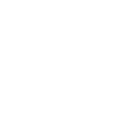
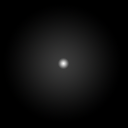
Before/after of a 128px x 128px layered artwork. What changed in the layer stack:
added layer "Слой 3" above "Слой 1" over [58, 58, 69, 69]
painted on "Слой 1" over [0, 0, 128, 128]
painted on "Слой 2" over [0, 0, 128, 128]
